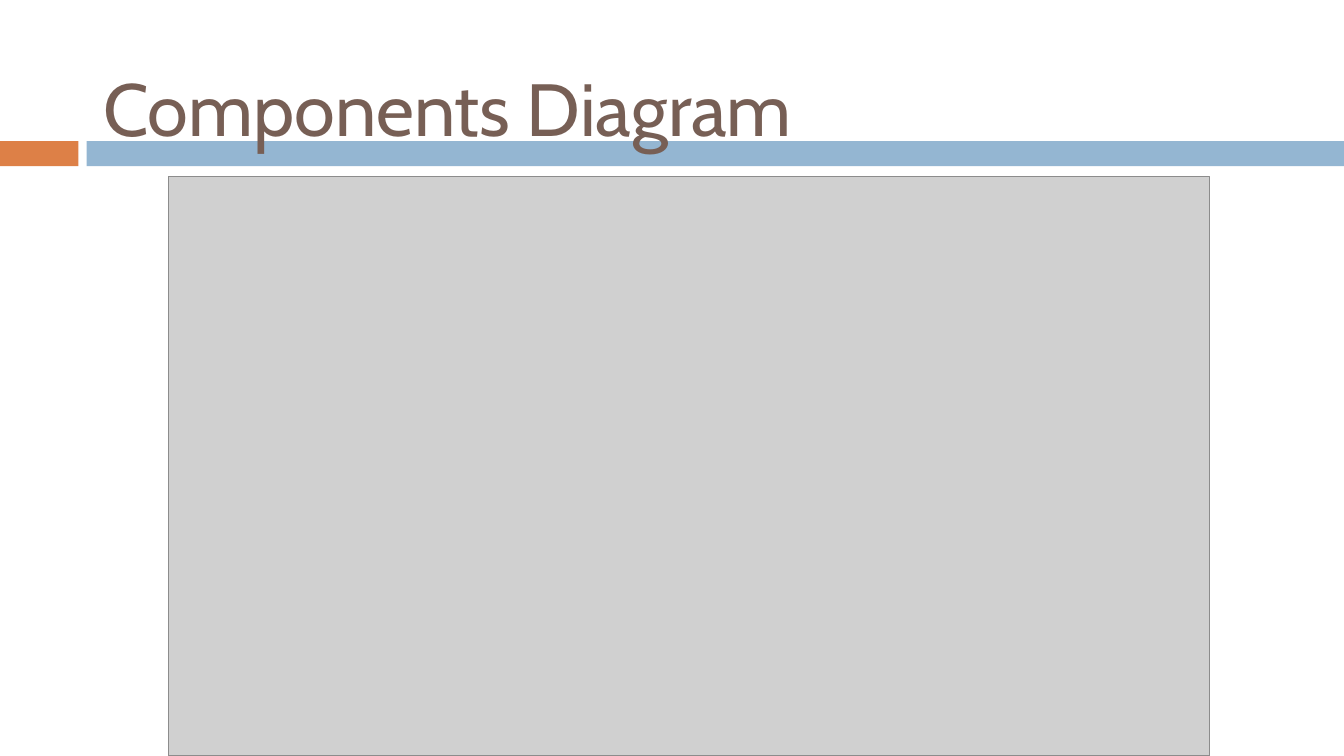
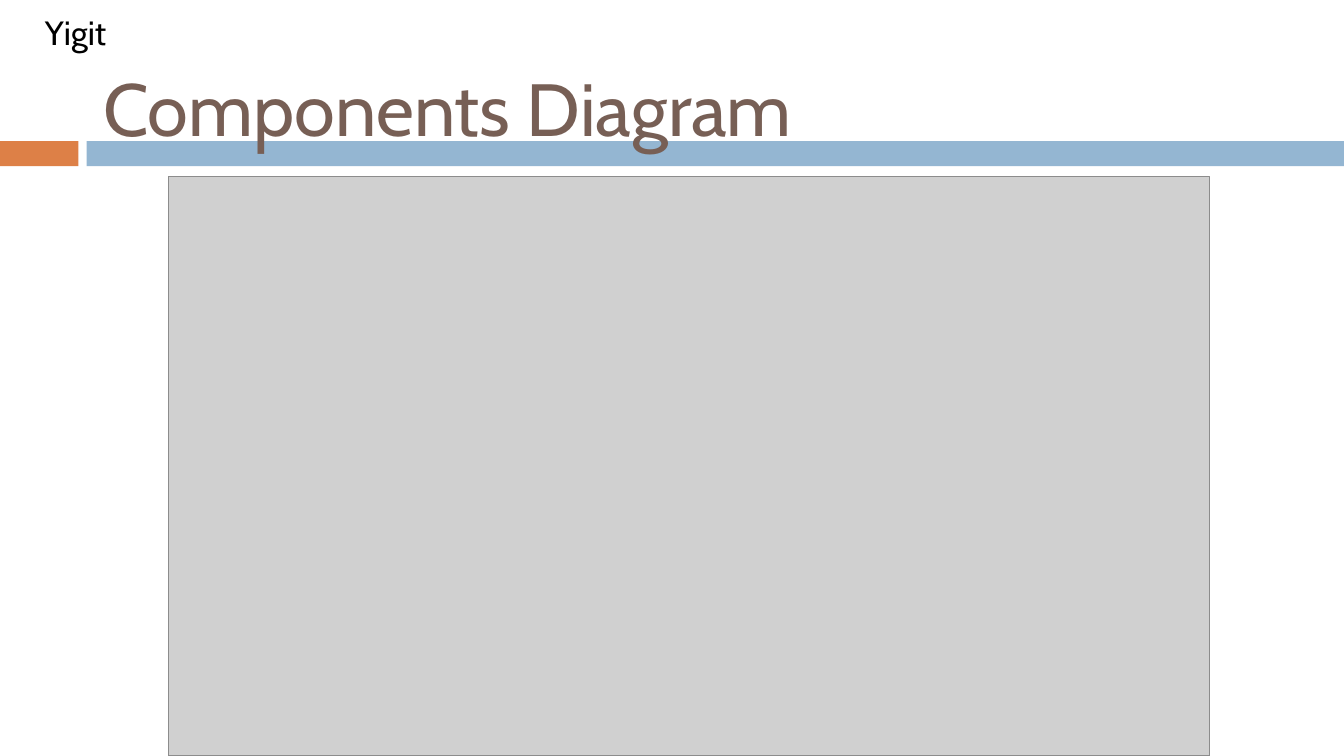
Before and after one commit to gvaccaro21/CS633---Term-Project, a slide deck: slide 21 of Final Presenation/CS_633_Zac3_term_project_report_FINAL_draft.pptx (slide 29 before the commit). Drawn at 1344x756 pixels with LibreOffice and Linux fonts; fonts in the diff are those of the drawing; grey boxes stand for pictures; background and template pictures are left out. Boxes give left, top, right and bottom in pixels: in the first picture for what was removed or moved away, otherwise in the second. Text is boxed around its words. In the diff, an @@ line names an element or a change of style, - is before the commit and + after.

```diff
--- a/Final Presenation/CS_633_Zac3_term_project_report_FINAL_draft.pptx
+++ b/Final Presenation/CS_633_Zac3_term_project_report_FINAL_draft.pptx
@@ text added at bbox=[45, 21, 106, 54], 18 pt, text #000000 @@
+Yigit
```
Also in this commit, not shown: 27 other slides changed, 3 slides added.
